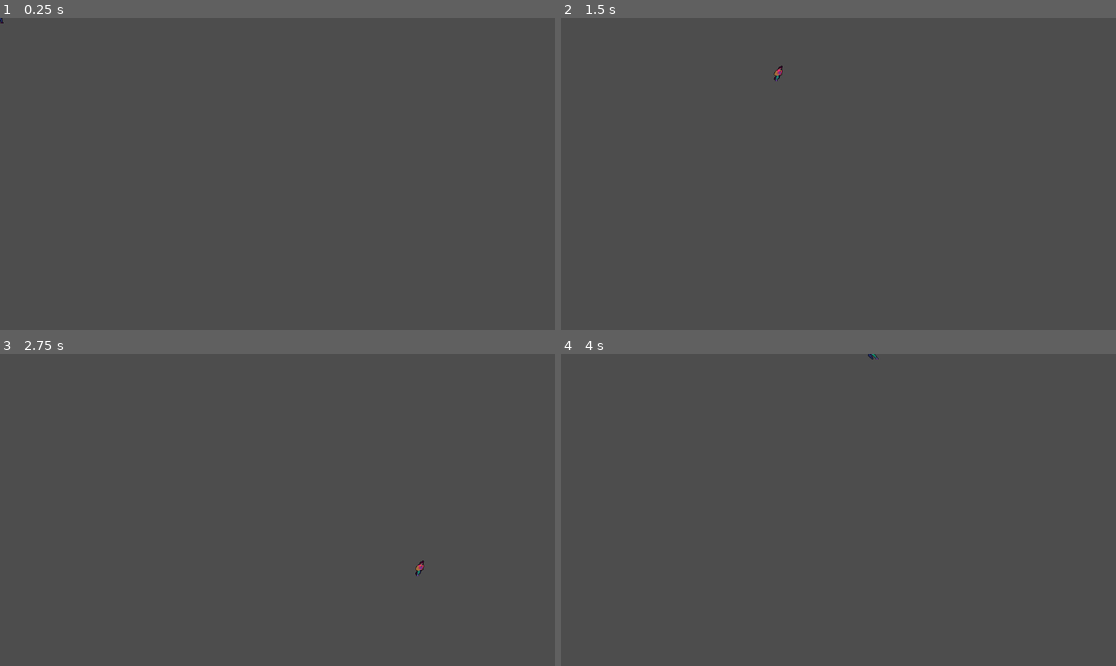
Above: before the commit, frames 1-4 (two rows, left to right).
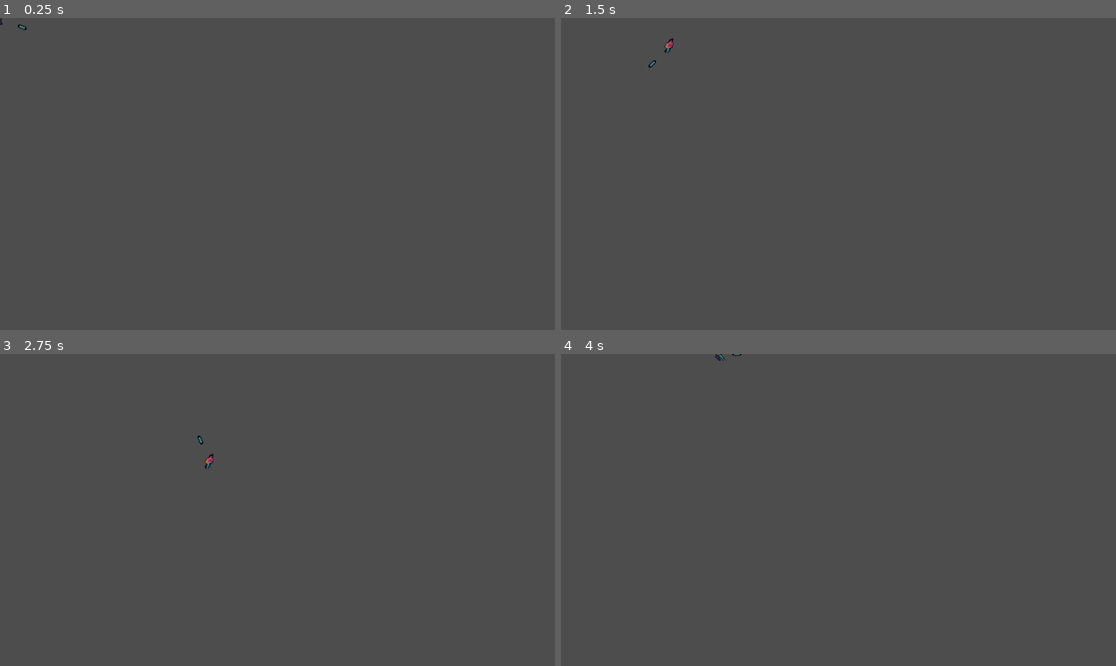
Above: after the commit, the same moments.

Repository: houjiaqi2024/H0002
Game: Godot game, scene res://src/characters/biker/biker.tscn
Same seed, same stepped clock (60 frames per second), same inputs: the game is played once before the commit and once after it. The project has no main scene, so this scene is started directly.
Inputs:
- Up to frame 1 (0.25 s): no input
- Up to frame 2 (1.5 s): hold D (move_right) 0.53-1.28 s; tap Enter at 1.25 s; hold S (move_down) from 1.28 s (still down)
- Up to frame 3 (2.75 s): release S (move_down) at 2.03 s; hold D (move_right) from 2.03 s (still down)
- Up to frame 4 (4 s): release D (move_right) at 2.78 s; hold W (move_up) 2.78-3.53 s; hold A (move_left) from 3.53 s (still down)

The runs differ from the first frame. In frame 1, less than 0.1% of the frame differs, in the area x 0-5%, y 0-4%; in frame 2, 0.1%, in the area x 15-40%, y 6-21%; in frame 3, 0.1%; in frame 4, less than 0.1%.

Commit message:
player behavior & Rotating Sword & Game v0.0001

Diff:
--- a/src/characters/biker/biker.gd
+++ b/src/characters/biker/biker.gd
@@ -1,6 +1,7 @@
 extends "res://src/characters/player/Player.gd"
 
-var player_instance
+@onready var rotating_sword_scene := %RotatingSword
+
 # 初始化
 func _ready():
 	health = STATS.MAX_HEALTH
@@ -8,23 +9,4 @@
 func _physics_process(delta):
 	handle_input(delta)
 	animations()
-
-
-func animations():
-	if velocity.length() > 0.0:
-		play_run_animation(velocity)
-	else:
-		play_idle_animation()
-
-func play_idle_animation():
-	$AnimatedSprite2D.animation = "idle"
-	$AnimatedSprite2D.play()
-
-func play_run_animation(velocity):
-	$AnimatedSprite2D.animation = "run"
-	$AnimatedSprite2D.play()
-
-	if velocity.x != 0:
-		$AnimatedSprite2D.animation = "run"
-		$AnimatedSprite2D.flip_v = false
-		$AnimatedSprite2D.flip_h = velocity.x < 0
+	rotating_sword_scene.rotate_weapon(delta)
--- a/src/characters/biker/biker.tscn
+++ b/src/characters/biker/biker.tscn
@@ -11,6 +11,7 @@
 [ext_resource type="Texture2D" uid="uid://duhdpy81cs418" path="res://assets/images/characters/player/Biker/run/frame_3.png" id="8_xe130"]
 [ext_resource type="Texture2D" uid="uid://dejfwfbpaffqx" path="res://assets/images/characters/player/Biker/run/frame_4.png" id="9_ypb5x"]
 [ext_resource type="Texture2D" uid="uid://cgow1wbrhmths" path="res://assets/images/characters/player/Biker/run/frame_5.png" id="10_10p5m"]
+[ext_resource type="PackedScene" uid="uid://de7rxseajhelg" path="res://src/weapon/rotating_sword/rotating_sword.tscn" id="13_m4qbt"]
 
 [sub_resource type="SpriteFrames" id="SpriteFrames_65pkk"]
 animations = [{
@@ -61,11 +62,14 @@
 [node name="Biker" type="CharacterBody2D"]
 script = ExtResource("1_lu7bd")
 
-[node name="AnimatedSprite2D" type="AnimatedSprite2D" parent="."]
-position = Vector2(8, -13)
+[node name="Actions" type="AnimatedSprite2D" parent="."]
 sprite_frames = SubResource("SpriteFrames_65pkk")
 animation = &"run"
+offset = Vector2(6, -10)
 
 [node name="CollisionShape2D" type="CollisionShape2D" parent="."]
-position = Vector2(0, 2)
 shape = SubResource("CircleShape2D_y112b")
+
+[node name="RotatingSword" parent="." instance=ExtResource("13_m4qbt")]
+unique_name_in_owner = true
+scale = Vector2(3, 3)
--- a/src/characters/player/Player.gd
+++ b/src/characters/player/Player.gd
@@ -1,13 +1,11 @@
 # Player.gd
 extends CharacterBody2D
-
-@onready var character
 
 # 通用属性
 var STATS = {
 	"MAX_HEALTH": 100.0,
 	"HEALTH": 100.0,
-	"SPEED": 600
+	"SPEED": 300
 }
 
 var health: int
@@ -18,3 +16,24 @@
 	var direction = Input.get_vector("move_left", "move_right", "move_up", "move_down")
 	velocity = direction * STATS.SPEED
 	move_and_slide()
+
+func animations():
+	if velocity.length() > 0.0:
+		play_run_animation(velocity)
+	else:
+		play_idle_animation()
+
+
+func play_idle_animation():
+	$Actions.animation = "idle"
+	$Actions.play()
+
+
+func play_run_animation(velocity):
+	$Actions.animation = "run"
+	$Actions.play()
+
+	if velocity.x != 0:
+		$Actions.animation = "run"
+		$Actions.flip_v = false
+		$Actions.flip_h = velocity.x < 0
--- /dev/null
+++ b/src/levels/game.gd
@@ -0,0 +1,10 @@
+extends Node2D
+
+@onready var player_scence = load("res://src/characters/biker/biker.tscn")
+var player
+
+func _ready():
+
+	player = player_scence.instantiate()
+	add_child(player)
+	player.position = Vector2(550, 320)
--- /dev/null
+++ b/src/levels/game.tscn
@@ -0,0 +1,14 @@
+[gd_scene load_steps=2 format=3 uid="uid://bvmaq6lns1cw2"]
+
+[ext_resource type="Script" path="res://src/levels/game.gd" id="1_tu302"]
+
+[node name="Game" type="Node2D"]
+script = ExtResource("1_tu302")
+
+[node name="CanvasLayer" type="CanvasLayer" parent="."]
+layer = -1
+
+[node name="ColorRect" type="ColorRect" parent="CanvasLayer"]
+offset_right = 1920.0
+offset_bottom = 1080.0
+color = Color(0.564962, 0.564962, 0.564962, 1)
--- /dev/null
+++ b/src/levels/main_menu.gd
@@ -0,0 +1,9 @@
+extends Control
+
+
+func _on_start_game_pressed():
+	get_tree().change_scene_to_file("res://src/levels/game.tscn")
+
+
+func _on_quit_game_pressed():
+	get_tree().quit()
--- /dev/null
+++ b/src/levels/main_menu.tscn
@@ -0,0 +1,50 @@
+[gd_scene load_steps=2 format=3 uid="uid://45jbhonrgosu"]
+
+[ext_resource type="Script" path="res://src/levels/main_menu.gd" id="1_pqpoq"]
+
+[node name="MainMenu" type="Control"]
+layout_mode = 3
+anchors_preset = 0
+script = ExtResource("1_pqpoq")
+
+[node name="CanvasLayer" type="CanvasLayer" parent="."]
+
+[node name="ColorRect" type="ColorRect" parent="CanvasLayer"]
+offset_right = 1152.0
+offset_bottom = 648.0
+color = Color(0.266667, 1, 1, 1)
+
+[node name="VBoxContainer" type="VBoxContainer" parent="CanvasLayer"]
+anchors_preset = 13
+anchor_left = 0.5
+anchor_right = 0.5
+anchor_bottom = 1.0
+offset_left = -100.0
+offset_right = 100.0
+grow_horizontal = 2
+grow_vertical = 2
+pivot_offset = Vector2(100, 0)
+size_flags_horizontal = 4
+
+[node name="HBoxContainer" type="HBoxContainer" parent="CanvasLayer/VBoxContainer"]
+layout_mode = 2
+size_flags_vertical = 6
+alignment = 1
+
+[node name="VBoxContainer" type="VBoxContainer" parent="CanvasLayer/VBoxContainer/HBoxContainer"]
+layout_mode = 2
+size_flags_horizontal = 3
+size_flags_vertical = 4
+
+[node name="StartGame" type="Button" parent="CanvasLayer/VBoxContainer/HBoxContainer/VBoxContainer"]
+layout_mode = 2
+size_flags_vertical = 4
+text = "Start Game"
+
+[node name="QuitGame" type="Button" parent="CanvasLayer/VBoxContainer/HBoxContainer/VBoxContainer"]
+layout_mode = 2
+size_flags_vertical = 4
+text = "Quit game"
+
+[connection signal="pressed" from="CanvasLayer/VBoxContainer/HBoxContainer/VBoxContainer/StartGame" to="." method="_on_start_game_pressed"]
+[connection signal="pressed" from="CanvasLayer/VBoxContainer/HBoxContainer/VBoxContainer/QuitGame" to="." method="_on_quit_game_pressed"]
--- /dev/null
+++ b/src/weapon/rotating_sword/rotating_sword.gd
@@ -0,0 +1,36 @@
+extends Node2D
+
+
+# 旋转速度（度/秒）
+var rotation_speed: float = 90.0
+
+# 角色的移动速度
+var speed: float = 200.0
+
+# 武器旋转半径
+var weapon_radius: float = 50.0
+
+# 武器的初始角度
+var weapon_angle: float = 0.0
+
+# 初始化
+func _ready():
+	position = Vector2(weapon_radius, 0)
+
+func rotate_weapon(delta):
+	# 更新武器的角度
+	weapon_angle += rotation_speed * delta
+	update_weapon_position()
+
+func update_weapon_position():
+	# 将角度转换为弧度
+	var rad = deg_to_rad(weapon_angle)
+
+	# 计算武器的新位置
+	var weapon_position = Vector2(cos(rad), sin(rad)) * weapon_radius
+
+	# 更新 WeaponPivot 的位置
+	position = weapon_position
+
+	# 更新武器的旋转角度，使其始终垂直于旋转路径
+	rotation = rad + PI / 2  # PI/2 弧度等于90度，使其垂直于圆边
--- /dev/null
+++ b/src/weapon/rotating_sword/rotating_sword.tscn
@@ -0,0 +1,11 @@
+[gd_scene load_steps=3 format=3 uid="uid://de7rxseajhelg"]
+
+[ext_resource type="Script" path="res://src/weapon/rotating_sword/rotating_sword.gd" id="1_bc60y"]
+[ext_resource type="Texture2D" uid="uid://c4llfkri23p88" path="res://assets/images/weapon/Bullets/7_2.png" id="2_lg0hc"]
+
+[node name="RotatingSword" type="Node2D"]
+script = ExtResource("1_bc60y")
+
+[node name="Sprite2D" type="Sprite2D" parent="."]
+rotation = 0.781111
+texture = ExtResource("2_lg0hc")
Not shown: 1 places in src/characters/biker/biker.tscn that only renumber resources
